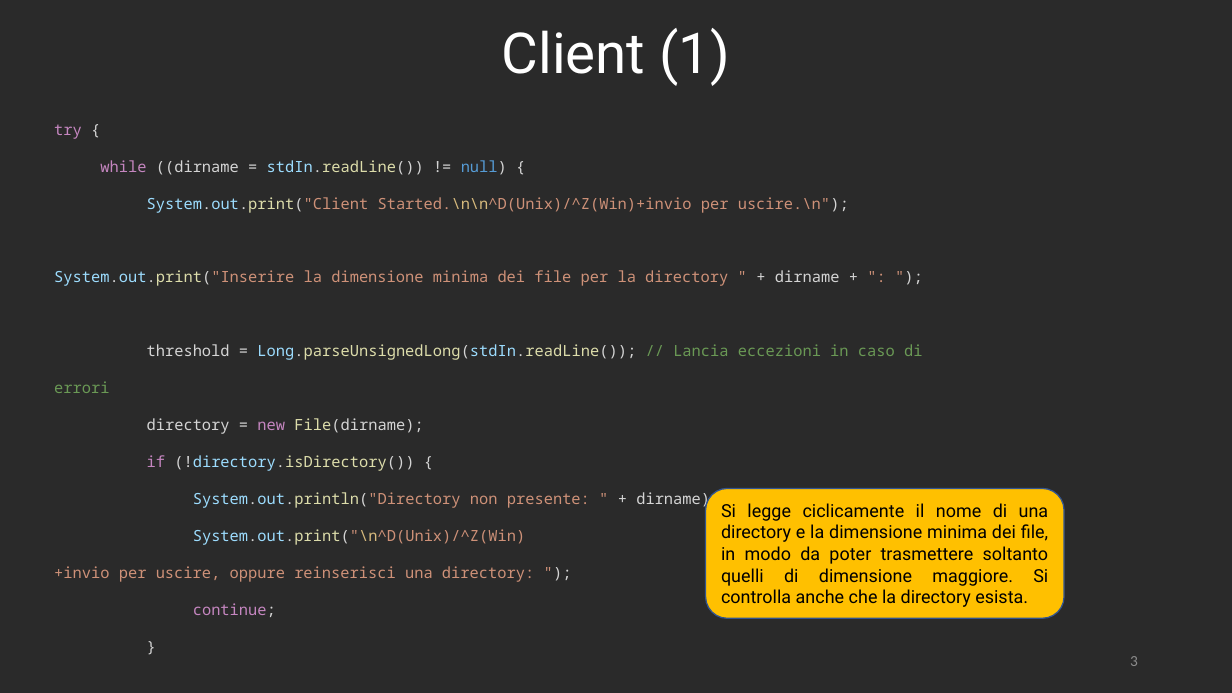
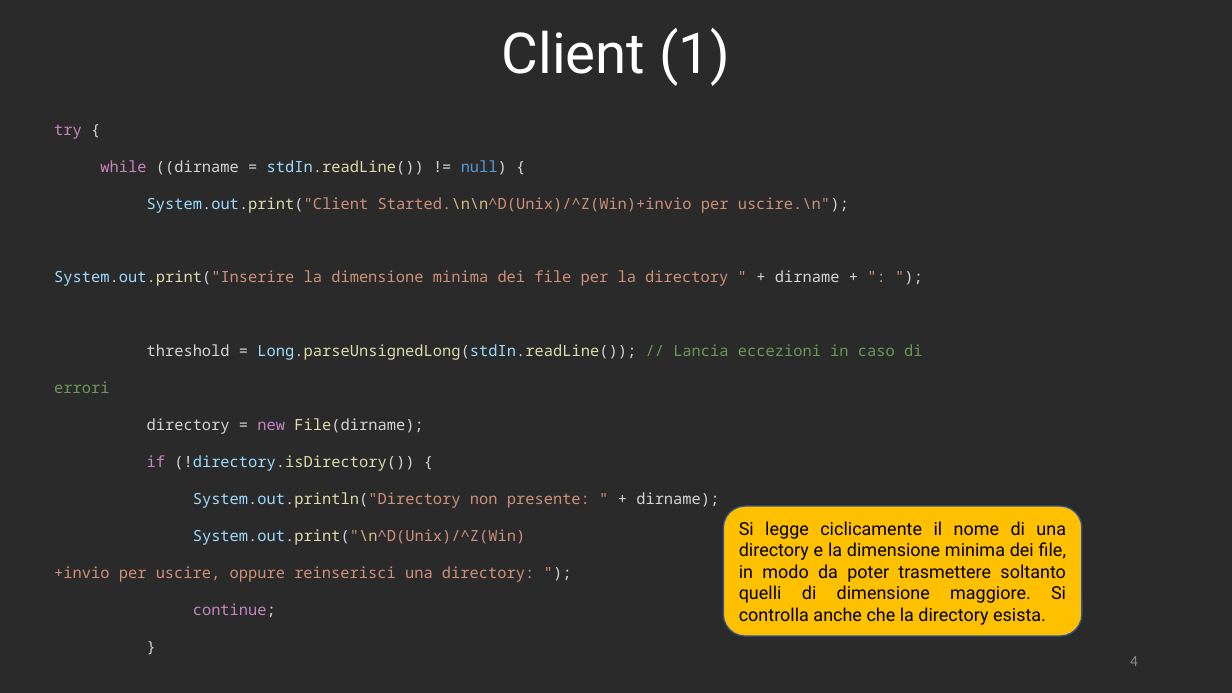
Before and after one commit to RetiCalc-Unibo/progetto2, a slide deck: slide 4 of Presentazione.pptx (slide 3 before the commit). Drawn at 1232x693 pixels with LibreOffice and Linux fonts; fonts in the diff are those of the drawing. Boxes give left, top, right and bottom in pixels: in the first picture for what was removed or moved away, otherwise in the second. Text is boxed around its words. In the diff, an @@ line names an element or a change of style, - is before the commit and + after.

```diff
--- a/Presentazione.pptx
+++ b/Presentazione.pptx
@@ rounded rectangle "Si legge ciclicamente il nome ...": place and size @@
-rounded rectangle "Si legge ciclicamente il nome ..." at bbox=[706, 489, 1065, 619]
+rounded rectangle "Si legge ciclicamente il nome ..." at bbox=[724, 506, 1082, 637]
@@ page number at bbox=[1130, 656, 1138, 666]: text changed @@
-3
+4
```
Also in this commit, not shown: 2 other slides changed, 2 slides added, 1 other file.
